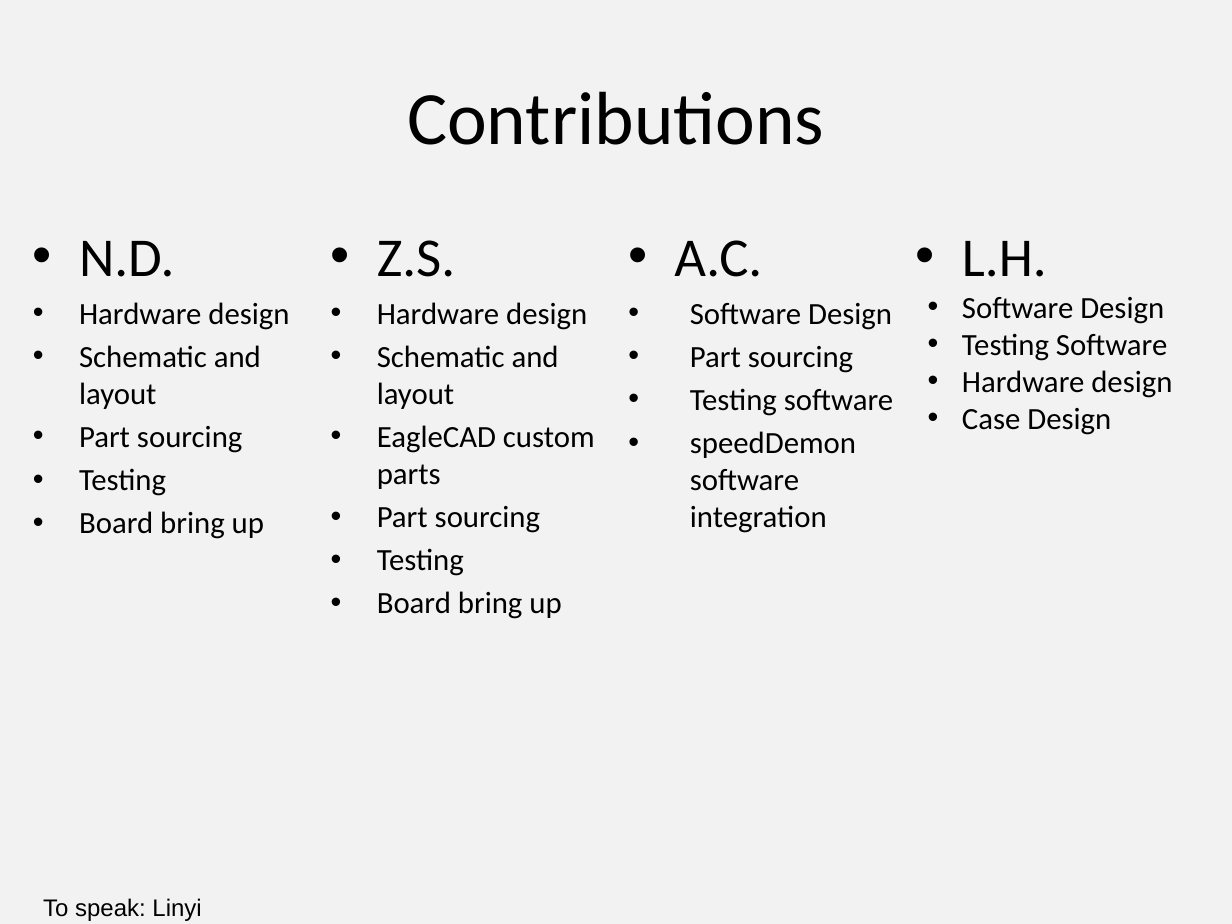
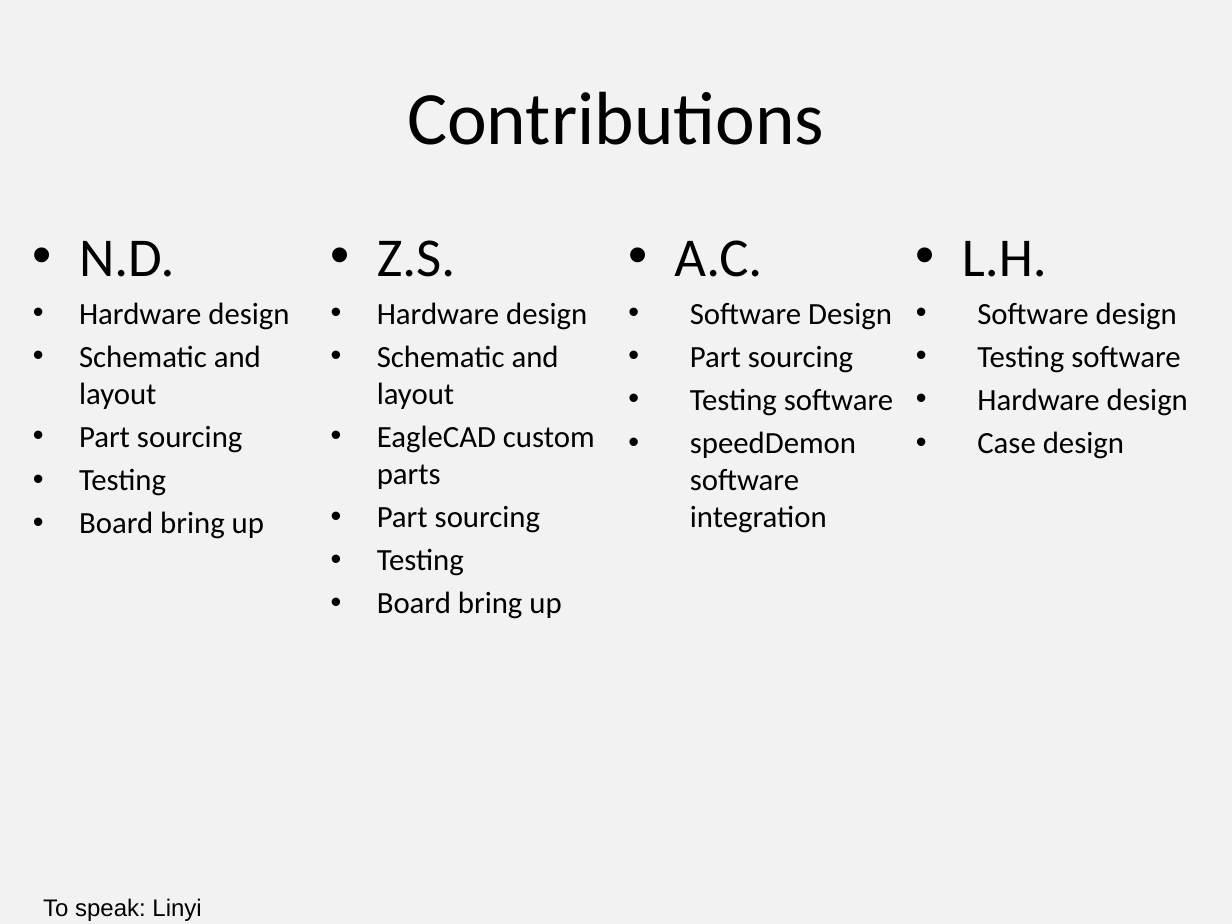
Before and after one commit to ECE411Team15/Speedometer, a slide deck: slide 22 of Presentation/Team15_Presentation_3.0.pptx. Drawn at 1232x924 pixels with LibreOffice and Linux fonts; fonts in the diff are those of the drawing. Boxes give left, top, right and bottom in pixels: in the first picture for what was removed or moved away, otherwise in the second. Text is boxed around its words. In the diff, an @@ line names an element or a change of style, - is before the commit and + after.

```diff
--- a/Presentation/Team15_Presentation_3.0.pptx
+++ b/Presentation/Team15_Presentation_3.0.pptx
@@ text at (977,302,1180,373): text changed @@
-• Software Design
-• Testing Software
+• Software design
+• Testing software
@@ text at (977,388,1188,416): indent changed; more space between paragraphs @@
@@ text at (977,431,1124,459): text changed @@
-• Case Design
+• Case design
```
